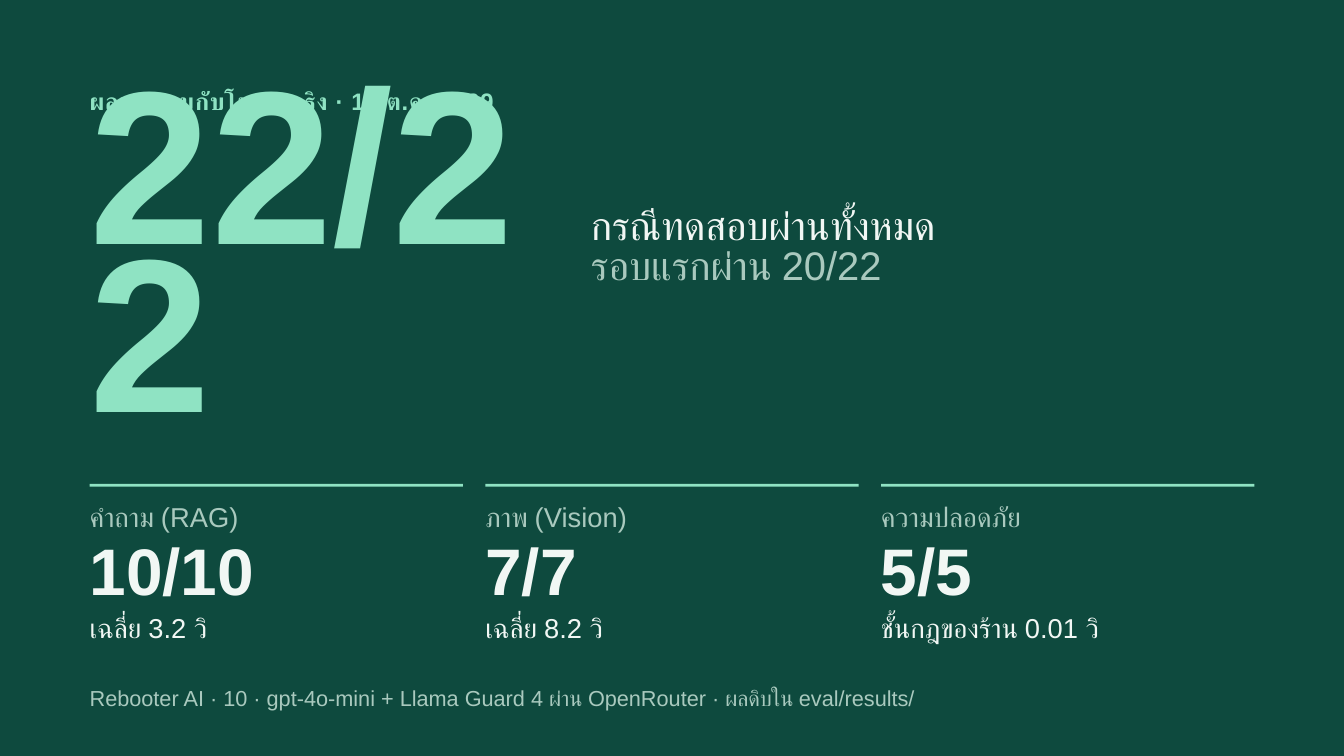
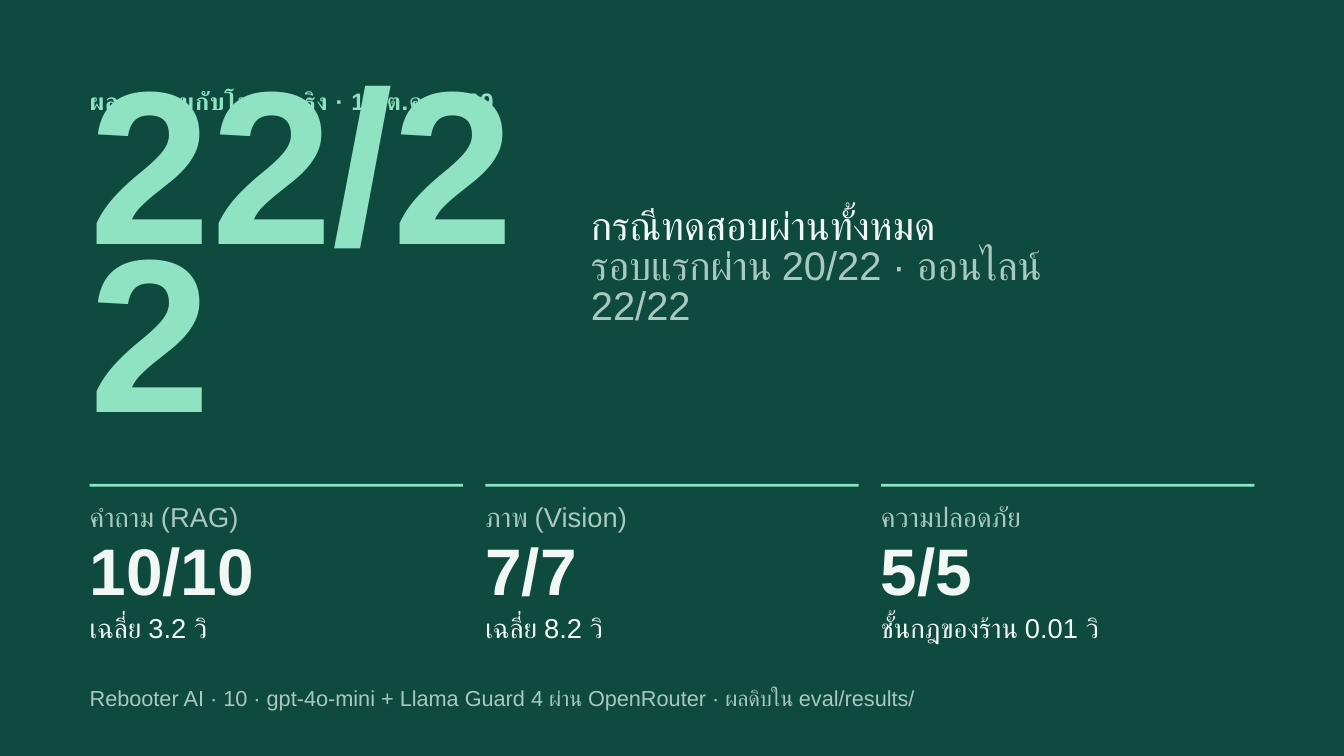
Before and after one commit to FlyingLovey/rebooter-ai-chatbot, a slide deck: slide 10 of docs/Rebooter AI นำเสนอโครงงาน.pptx. Drawn at 1344x756 pixels with LibreOffice and Linux fonts; fonts in the diff are those of the drawing. Boxes give left, top, right and bottom in pixels: in the first picture for what was removed or moved away, otherwise in the second. Text is boxed around its words. In the diff, an @@ line names an element or a change of style, - is before the commit and + after.

```diff
--- a/docs/Rebooter AI นำเสนอโครงงาน.pptx
+++ b/docs/Rebooter AI นำเสนอโครงงาน.pptx
@@ text at box(591, 249, 1040, 321): text changed @@
-รอบแรกผ่าน 20/22
+รอบแรกผ่าน 20/22 · ออนไลน์ 22/22
```
Also in this commit, not shown: 3 other slides changed, 4 other files.
